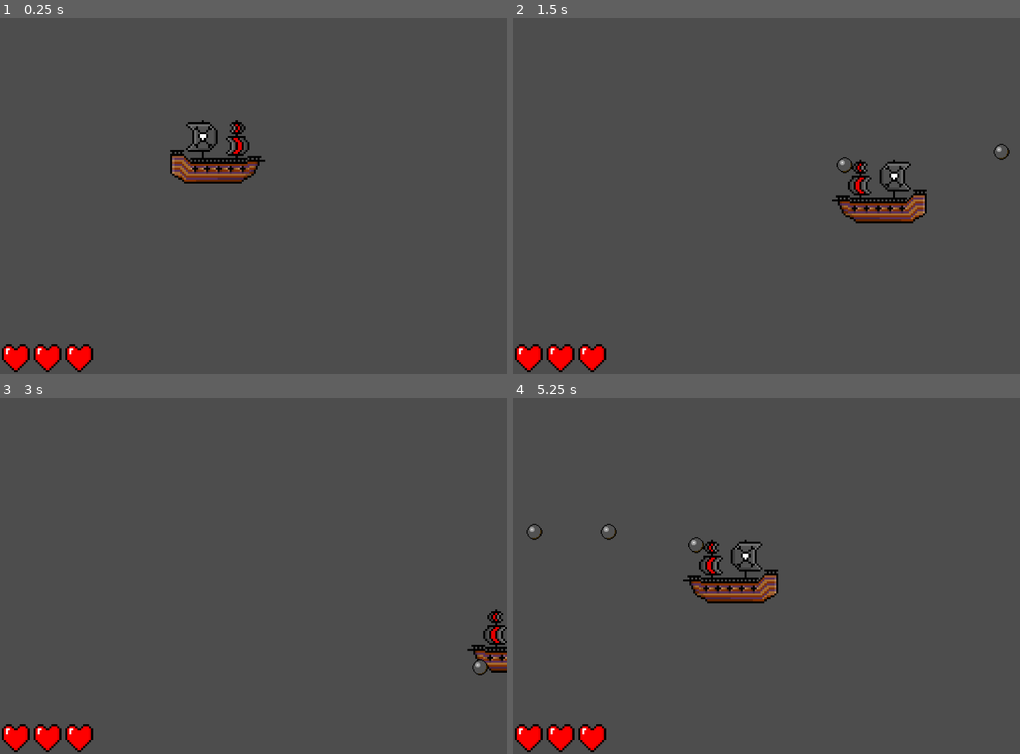
Above: before the commit, frames 1-4 (two rows, left to right).
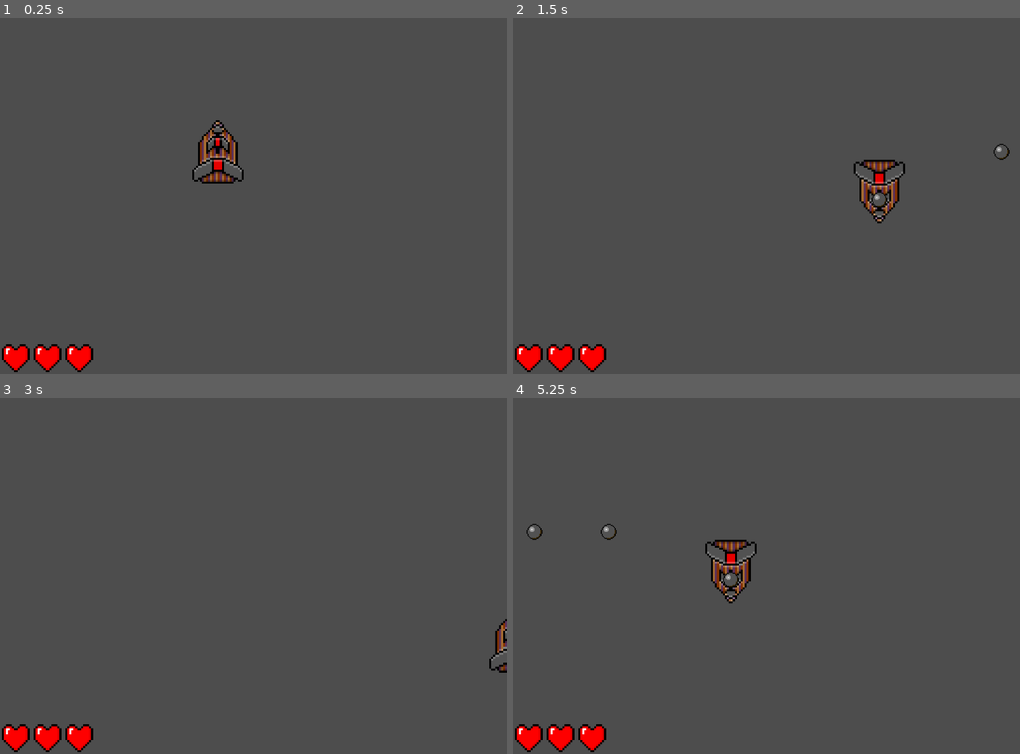
Above: after the commit, the same moments.

Repository: OwlWorksInnovations/30-day-challenge
Game: Godot game, scene res://Scenes/world_one.tscn
Same seed, same stepped clock (60 frames per second), same inputs: the game is played once before the commit and once after it.
Inputs:
- Up to frame 1 (0.25 s): no input
- Up to frame 2 (1.5 s): tap Enter at 0.5 s; hold D (right) 0.53-1.28 s; tap Space (shoot) at 0.6, 1.35 s; hold S (down) from 1.28 s (still down)
- Up to frame 3 (3 s): release S (down) at 2.03 s; hold D (right) 2.03-2.78 s; tap Space (shoot) at 2.1, 2.85 s; hold W (up) from 2.78 s (still down)
- Up to frame 4 (5.25 s): release W (up) at 3.53 s; hold A (left) 3.53-5.03 s; tap Space (shoot) at 3.6, 4.35, 5.1 s; hold S (down) from 5.03 s (still down)

The runs differ from the first frame. In frame 1, 1.9% of the frame differs, in the area x 33-53%, y 28-47%; in frame 2, 2.1%; in frame 3, 0.7%; in frame 4, 2.1%, in the area x 33-53%, y 39-58%.

Commit message:
Finished boat

Diff:
--- a/Scenes/player.tscn
+++ b/Scenes/player.tscn
@@ -11,6 +11,14 @@
 atlas = ExtResource("1_v0iea")
 region = Rect2(48, 0, 48, 32)
 
+[sub_resource type="AtlasTexture" id="AtlasTexture_vgqql"]
+atlas = ExtResource("1_v0iea")
+region = Rect2(0, 32, 48, 32)
+
+[sub_resource type="AtlasTexture" id="AtlasTexture_fkybt"]
+atlas = ExtResource("1_v0iea")
+region = Rect2(48, 32, 48, 32)
+
 [sub_resource type="SpriteFrames" id="SpriteFrames_vgqql"]
 animations = [{
 "frames": [{
@@ -19,6 +27,12 @@
 }, {
 "duration": 1.0,
 "texture": SubResource("AtlasTexture_6t5aa")
+}, {
+"duration": 1.0,
+"texture": SubResource("AtlasTexture_vgqql")
+}, {
+"duration": 1.0,
+"texture": SubResource("AtlasTexture_fkybt")
 }],
 "loop": true,
 "name": &"default",
@@ -32,7 +46,8 @@
 
 [node name="AnimatedSprite2D" type="AnimatedSprite2D" parent="." unique_id=980823141]
 sprite_frames = SubResource("SpriteFrames_vgqql")
-frame_progress = 0.9878177
+frame = 2
+frame_progress = 0.25293866
 
 [node name="CollisionShape2D" type="CollisionShape2D" parent="." unique_id=471838633]
 shape = SubResource("RectangleShape2D_cvnsp")
--- a/Scripts/player.gd
+++ b/Scripts/player.gd
@@ -65,9 +65,9 @@
 	elif direction.x < 0:
 		sprite.frame = 1 # Left
 	elif direction.y > 0:
-		sprite.frame = 2 # Down
+		sprite.frame = 3 # Down
 	elif direction.y < 0:
-		sprite.frame = 3 # Up
+		sprite.frame = 2 # Up
 
 func shoot_cannon():
 	var cannon_ball_plr = CANNON_BALL_PLR.instantiate()
Binary file changed: Assets/boat.aseprite
Binary file changed: Assets/boat.png
